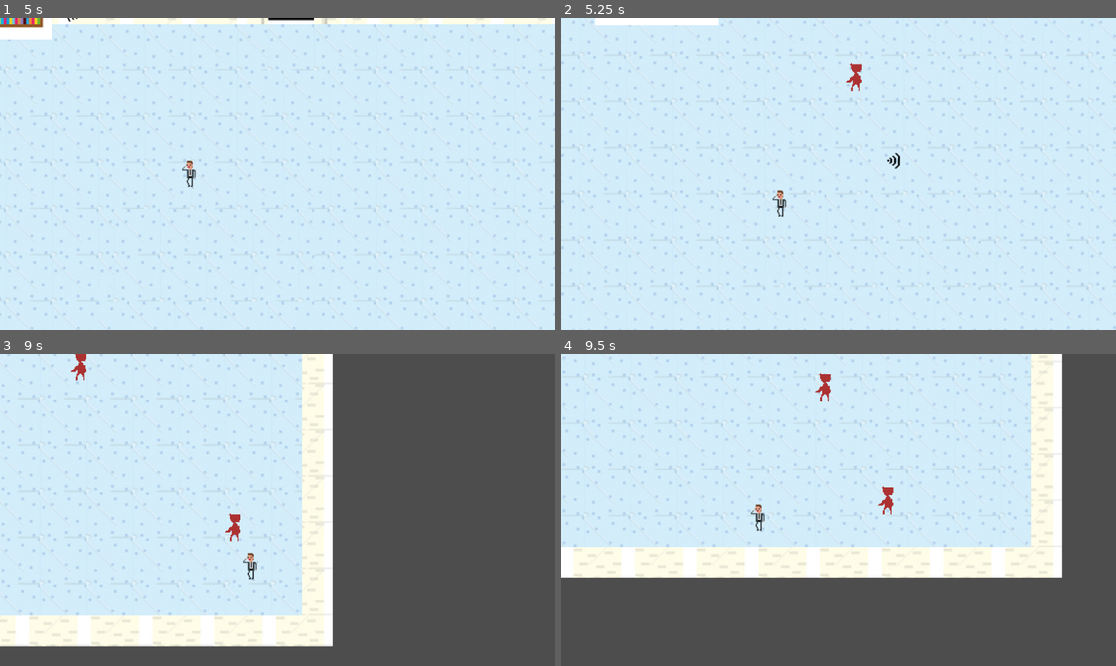
Above: before the commit, frames 1-4 (two rows, left to right).
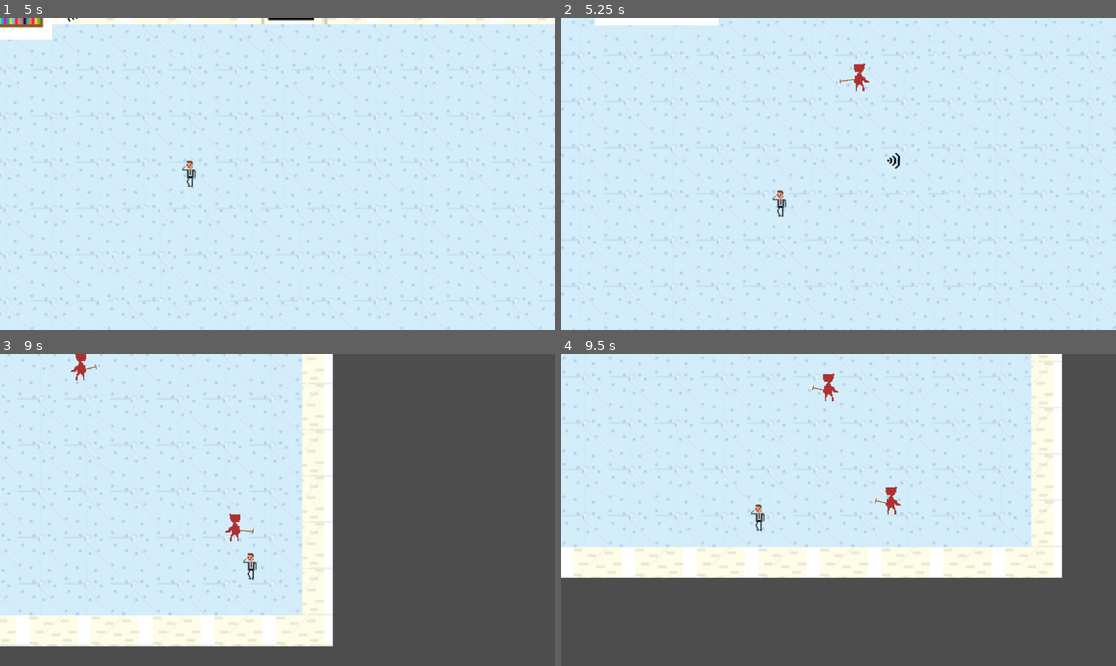
Above: after the commit, the same moments.

Repository: alourencodev/ldjam55
Game: Godot game, scene res://Screens/main.tscn
Two runs of this game, one before a commit and one after it. Both use one fixed random seed, a clock stepped at 60 frames per second and the inputs below.
Inputs (mouse positions are in pixels of both pictures, inside the frame that each line leads up to):
- Up to frame 1 (5 s): tap Enter at 0.5 s; move the mouse to (399, 158) at 0.52 s; hold Right (right) 0.53-1.28 s; click (399, 158) at 0.6 s; move the mouse to (166, 189) at 1.27 s; hold Down (down) 1.28-2.03 s; click (166, 189) at 1.35 s; move the mouse to (333, 105) at 2.02 s; hold Right (right) 2.03-2.78 s; click (333, 105) at 2.1 s; move the mouse to (249, 236) at 2.77 s; hold Up (up) 2.78-3.53 s; click (249, 236) at 2.85 s; move the mouse to (444, 220) at 3.52 s; hold Left (left) from 3.53 s (still down); click (444, 220) at 3.6 s; move the mouse to (111, 127) at 4.27 s; click (111, 127) at 4.35 s
- Up to frame 2 (5.25 s): move the mouse to (866, 174) at 5.02 s; release Left (left) at 5.03 s; hold Down (down) from 5.03 s (still down); click (866, 174) at 5.1 s
- Up to frame 3 (9 s): move the mouse to (194, 432) at 5.77 s; release Down (down) at 5.78 s; hold Right (right) 5.78-6.53 s; click (194, 432) at 5.85 s; move the mouse to (399, 494) at 6.52 s; hold Up (up) 6.53-7.28 s; click (399, 494) at 6.6 s; move the mouse to (166, 525) at 7.27 s; hold Right (right) 7.28-8.03 s; click (166, 525) at 7.35 s; move the mouse to (333, 441) at 8.02 s; hold Down (down) 8.03-8.78 s; click (333, 441) at 8.1 s; move the mouse to (249, 572) at 8.77 s; hold Left (left) from 8.78 s (still down); click (249, 572) at 8.85 s
- Up to frame 4 (9.5 s): keep holding Left (left)

Frame 1 is identical in both runs. In frame 2, 0.1% of the frame differs, in the area x 49-56%, y 14-24%; in frame 3, less than 0.1%; in frame 4, 0.3%, in the area x 45-62%, y 6-52%.

Commit message:
Have the enemies to kill the player

Diff:
--- a/Scenes/Enemy.tscn
+++ b/Scenes/Enemy.tscn
@@ -1,7 +1,9 @@
-[gd_scene load_steps=7 format=3 uid="uid://cgf1e4oyelhyd"]
+[gd_scene load_steps=9 format=3 uid="uid://cgf1e4oyelhyd"]
 
 [ext_resource type="Script" path="res://Scripts/Enemy.gd" id="1_tily0"]
 [ext_resource type="Texture2D" uid="uid://c0u83hhwfvojy" path="res://Resources/Enemy.png" id="2_733u8"]
+[ext_resource type="PackedScene" uid="uid://bbka7nqe77a14" path="res://Scenes/Weapon.tscn" id="3_8hwll"]
+[ext_resource type="Script" path="res://Scripts/MeleeAI.gd" id="4_6qklj"]
 
 [sub_resource type="AtlasTexture" id="AtlasTexture_nxh5x"]
 atlas = ExtResource("2_733u8")
@@ -47,3 +49,12 @@
 rotation = -3.14159
 scale = Vector2(2.8468, 2.83155)
 shape = SubResource("RectangleShape2D_0tesu")
+
+[node name="Weapon" parent="." instance=ExtResource("3_8hwll")]
+collision_layer = 256
+collision_mask = 1
+
+[node name="MeleeAI" type="Node" parent="."]
+script = ExtResource("4_6qklj")
+
+[connection signal="attack" from="MeleeAI" to="Weapon" method="attack"]
--- a/Scenes/Global.tscn
+++ b/Scenes/Global.tscn
@@ -1,7 +1,7 @@
 [gd_scene load_steps=3 format=3 uid="uid://b0ad8qr5t6lxy"]
 
 [ext_resource type="Script" path="res://Scripts/Global.gd" id="1_bgriy"]
-[ext_resource type="Script" path="res://Scenes/ProjectileManager.gd" id="2_dmbal"]
+[ext_resource type="Script" path="res://Scripts/ProjectileManager.gd" id="2_dmbal"]
 
 [node name="Global" type="Node"]
 script = ExtResource("1_bgriy")
--- a/Scripts/Enemy.gd
+++ b/Scripts/Enemy.gd
@@ -8,7 +8,7 @@
 @export var health = 20
 @export var score = 1
 
-signal on_death(position : Vector2, socore : int)
+signal on_death(position : Vector2, score : int)
 
 var target : Node2D
 
@@ -27,13 +27,17 @@
 	direction = direction.normalized()
 	position += direction * speed * delta
 
+	if (direction.x < 0):
+		scale = Vector2(-1.0, 1.0)
+	else:
+		scale = Vector2(1.0, 1.0)
 
 func apply_damage(amount):
 	health -= amount
 	if (health <= 0):
 		on_death.emit(global_position, score)
+		get_node("/root/Global").add_productivity_bucks(score);
 		queue_free()
-
 
 func handle_hit(damage_amount):
 	apply_damage(damage_amount)
--- a/Scripts/Global.gd
+++ b/Scripts/Global.gd
@@ -8,3 +8,8 @@
 }
 
 var summoned_tier = SummonedTier.NONE
+var productivity_bucks = 0
+
+
+func add_productivity_bucks(amount):
+	productivity_bucks += amount
--- /dev/null
+++ b/Scripts/MeleeAI.gd
@@ -0,0 +1,25 @@
+extends Node
+
+
+@export var attack_distance = 20.0
+@export var attack_rate = 2.0
+
+
+signal attack()
+
+
+var last_attack = attack_rate
+@onready var attack_distance_sqr = pow(attack_distance, 2)
+
+func _physics_process(delta):
+	var target = owner.target
+	if (target == null):
+		return;
+
+	if (last_attack >= attack_rate):
+		var distance_to_target = (target.global_position - owner.global_position).length_squared()
+		if (distance_to_target <= attack_distance_sqr):
+			last_attack = 0.0
+			attack.emit()
+	else:
+		last_attack += delta
--- a/Scripts/Player.gd
+++ b/Scripts/Player.gd
@@ -3,6 +3,11 @@
 @export var speed = 500
 @export var friction = 0.1
 @export var acceleration = 0.1
+@export var health = 100
+
+
+signal on_death(position : Vector2)
+
 
 func get_input():
 	var input = Vector2()
@@ -29,3 +34,13 @@
 		velocity = velocity.lerp(Vector2.ZERO, friction)
 
 	move_and_slide()
+
+func handle_hit(damage_amount):
+	apply_damage(damage_amount)
+
+func apply_damage(amount):
+	health -= amount
+	print("Player has ", health, " HP")
+	if (health <= 0):
+		on_death.emit(global_position)
+		queue_free()
Renamed: Scenes/ProjectileManager.gd -> Scripts/ProjectileManager.gd
